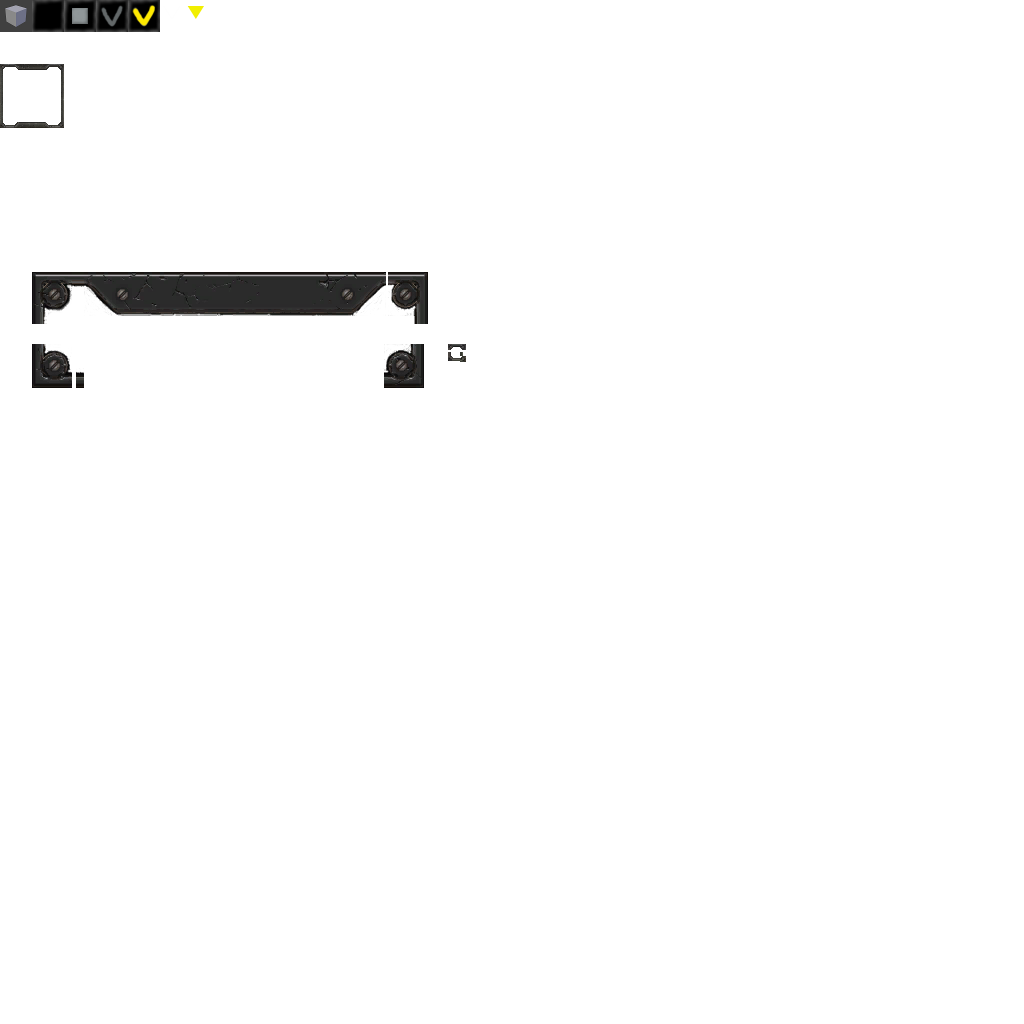
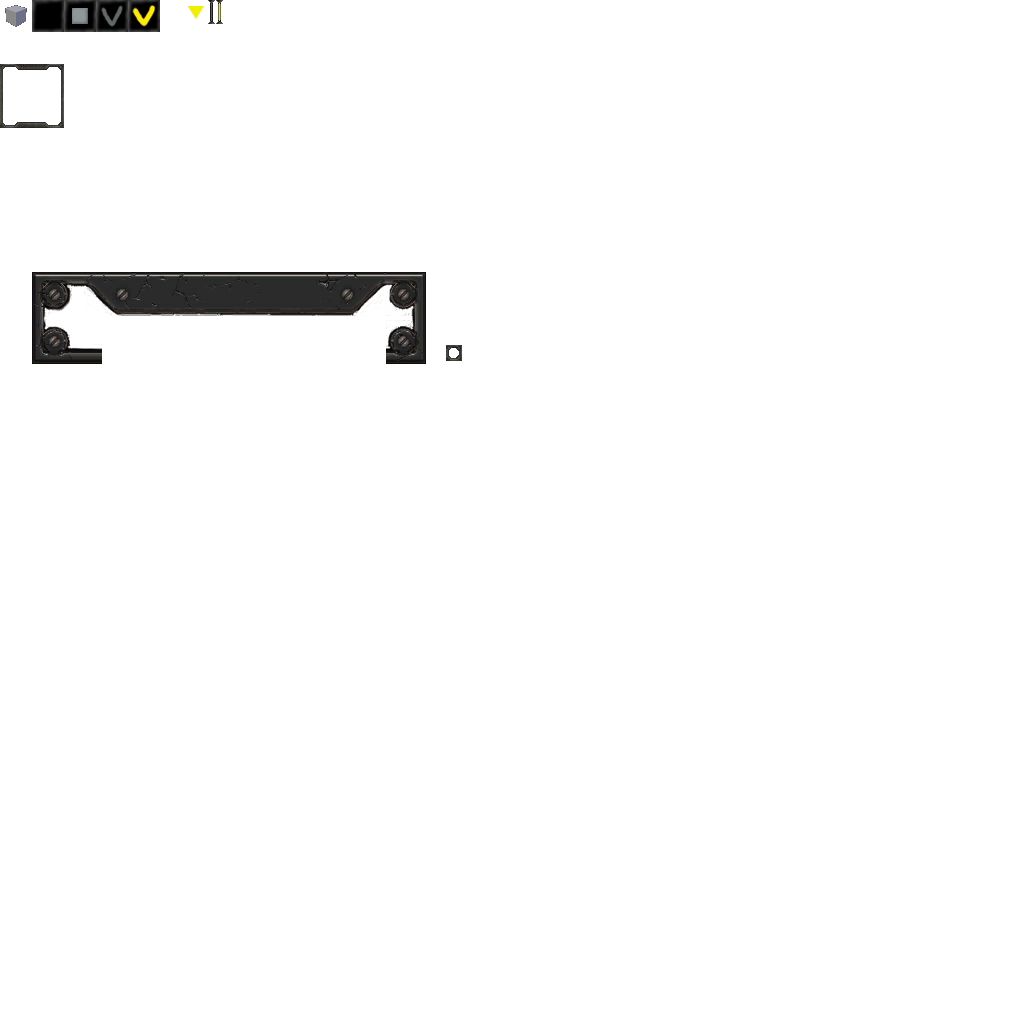
Layer changes from the first 1024px x 1024px image to the second:
removed layer "레이어" over [left=0, top=0, right=466, bottom=388]
added layer "Box_RB" above "Box_B" over [left=456, top=355, right=462, bottom=361]
added layer "Box_LB" above "Box_R" over [left=446, top=356, right=451, bottom=361]
added layer "Box_RT" above "Box_T" over [left=456, top=345, right=462, bottom=351]
added layer "Box_LT" above "Pane_RB" over [left=446, top=345, right=452, bottom=351]
added layer "Pane_RB" above "Pane_B" over [left=386, top=320, right=426, bottom=364]
added layer "Pane_B" above "Pane_LB" over [left=72, top=344, right=102, bottom=364]
added layer "Pane_LB" above "Pane_R" over [left=32, top=320, right=72, bottom=364]
added layer "Pane_R" above "Pane_L" over [left=412, top=316, right=426, bottom=320]
added layer "Pane_RT" above "Pane_MT" over [left=386, top=272, right=426, bottom=316]
added layer "hull_icon" above "BarCompHover" over [left=5, top=5, right=27, bottom=27]
added layer "BarCompHover" above "BarComp" over [left=216, top=0, right=223, bottom=24]
added layer "BarComp" over [left=208, top=0, right=215, bottom=24]
